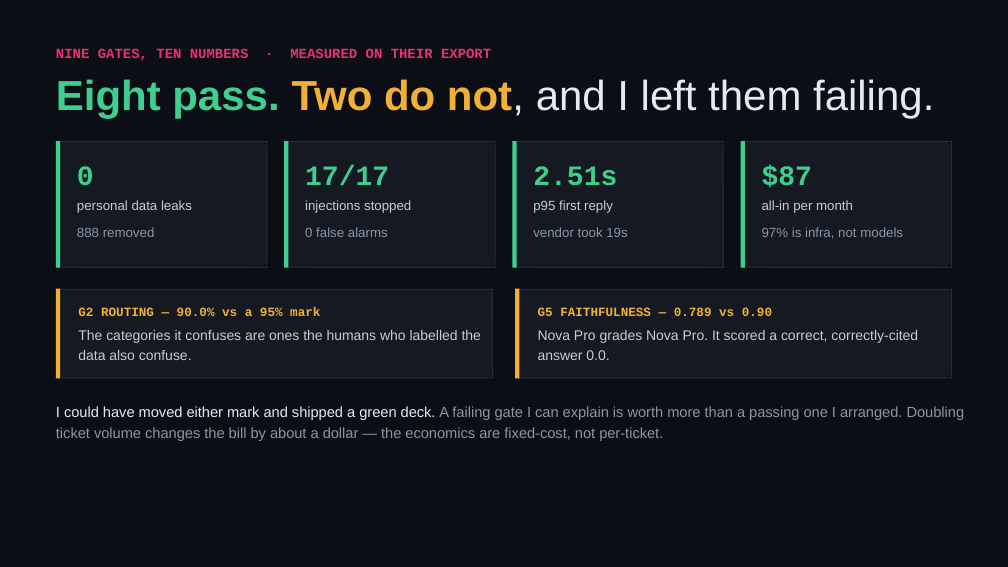
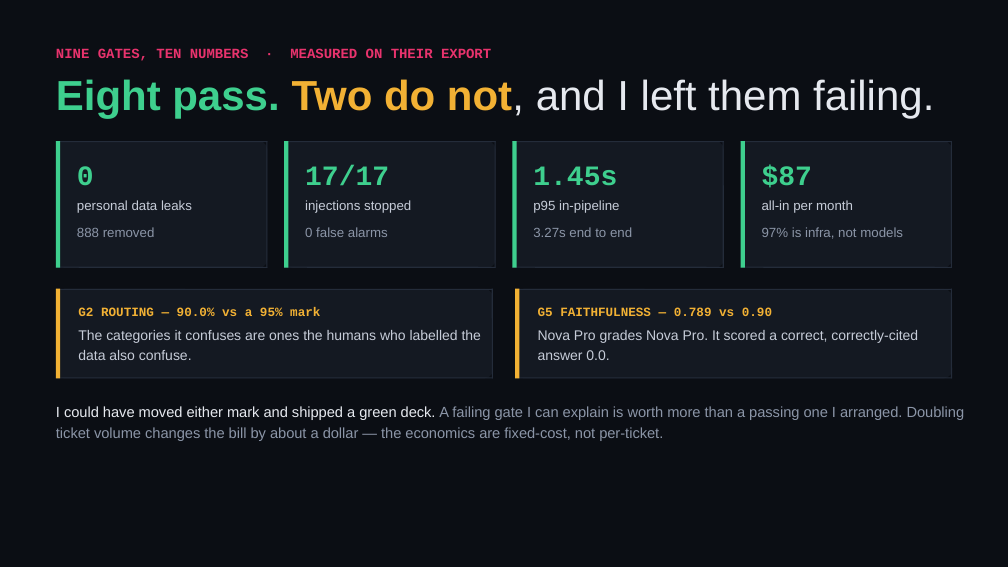
Before and after one commit to shivam-25/ramco-payce-pilot, a slide deck: slide 6 of docs/deck/ramco-payce-pilot.pptx. Drawn at 1008x567 pixels with LibreOffice and Linux fonts; fonts in the diff are those of the drawing. Boxes give left, top, right and bottom in pixels: in the first picture for what was removed or moved away, otherwise in the second. Text is boxed around its words. In the diff, an @@ line names an element or a change of style, - is before the commit and + after.

```diff
--- a/docs/deck/ramco-payce-pilot.pptx
+++ b/docs/deck/ramco-payce-pilot.pptx
@@ text at (533, 166, 617, 186): text changed @@
-2.51s
+1.45s
@@ text at (533, 200, 632, 237): text changed @@
-p95 first reply
-vendor took 19s
+p95 in-pipeline
+3.27s end to end
```
Also in this commit, not shown: 3 other slides changed, 13 other files.
